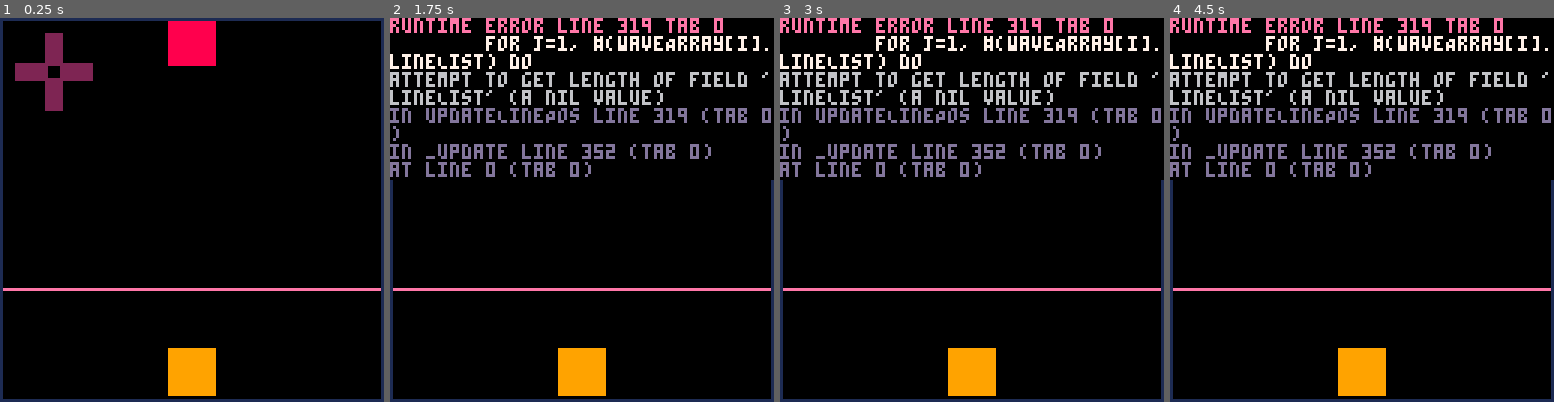
Above: before the commit, frames 1-4 (left to right).
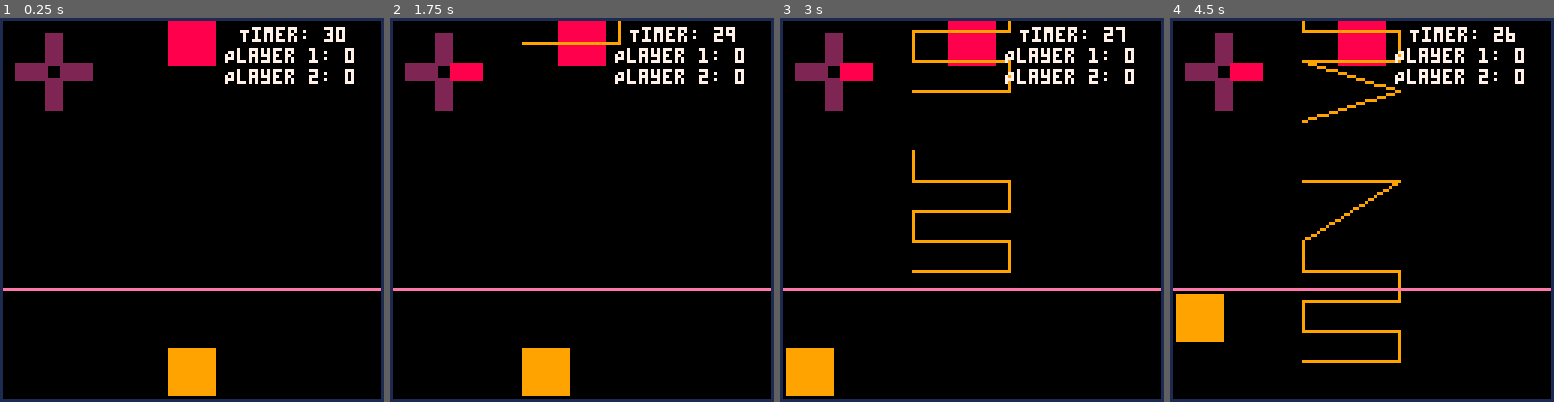
Above: after the commit, the same moments.

Repository: egitelma/pico_radio
Game: PICO-8 cartridge radio.p8
The game is run twice, just before and just after one commit, with the same random seed, the same clock (stepped at 60 frames per second) and the same inputs.
Inputs:
- Up to frame 1 (0.25 s): no input
- Up to frame 2 (1.75 s): hold Right from 1.6 s (still down); hold P2 Left from 1.6 s (still down)
- Up to frame 3 (3 s): release Right at 2.1 s; release P2 Left at 2.1 s; hold Up 2.15-2.42 s; hold P2 Down 2.15-2.42 s; hold Right from 2.47 s (still down); hold P2 Left from 2.47 s (still down)
- Up to frame 4 (4.5 s): release Right at 3.03 s; release P2 Left at 3.03 s; hold Left 3.08-3.58 s; hold P2 Right 3.08-3.58 s; hold Down 3.63-3.97 s; hold P2 Up 3.63-3.97 s; hold Right from 4.02 s (still down); hold P2 Left from 4.02 s (still down)

The runs differ from the first frame. In frame 1, 1.4% of the frame differs, in the area x 58-93%, y 2-18%; in frame 2, 16%; in frame 3, 18%; in frame 4, 18%, in the area x 0-100%, y 0-99%.
Error before the commit: runtime error line 319 tab 0; for j=1, #(waveArray[i].lineList) do; attempt to get length of field 'lineList' (a nil value)

Commit message:
more stuff fixed

Diff:
--- a/radio.p8
+++ b/radio.p8
@@ -4,7 +4,7 @@
 
 -- wave class
 -- type: sawtooth, sine, square, triangle
--- size:
+-- size: determined however. right now it's defaulted at 8
 Wave = {
     type = "",
     size = 0,
@@ -18,6 +18,7 @@
     newWave.type = type
     newWave.size = size
     newWave.color = 2 --maroon-ish
+    newWave.lineList = {} --for storing individual lines
     -- types: sawtooth, square, sine, triangle
     if(type == "sawtooth") then
         newWave.color = 12 --slightly jarring blue
@@ -38,6 +39,10 @@
 -- barriers for movement
 local line1height = 30
 local line2height = 90
+
+-- management stuff
+local receivingPlayer = 1
+local timeRemaining = 30
 
 -- player1 control detection
 local playerInput = {
@@ -57,7 +62,8 @@
     minX = 2,
     maxX = 125,
     minY = 2,
-    maxY = line1height-3
+    maxY = line1height-3,
+    score = 0
 }
 
 -- player two (wave receiver) info
@@ -69,14 +75,34 @@
     minX = 2,
     maxX = 125,
     minY = line2height+2,
-    maxY = 125
+    maxY = 125,
+    score = 0
 }
 
 function updatePlayerPos()
+    -- assigning buttons based on current player
+    btn0 = (btn(0) and receivingPlayer == 1) or (btn(0, 1) and receivingPlayer == 0)
+    btn1 = (btn(1) and receivingPlayer == 1) or (btn(1, 1) and receivingPlayer == 0)
+    btn2 = (btn(2) and receivingPlayer == 1) or (btn(2, 1) and receivingPlayer == 0)
+    btn3 = (btn(3) and receivingPlayer == 1) or (btn(3, 1) and receivingPlayer == 0)
+    btn0p = (btn(0) and receivingPlayer == 0) or (btn(0, 1) and receivingPlayer == 1)
+    btn1p = (btn(1) and receivingPlayer == 0) or (btn(1, 1) and receivingPlayer == 1)
+    btn2p = (btn(2) and receivingPlayer == 0) or (btn(2, 1) and receivingPlayer == 1)
+    btn3p = (btn(3) and receivingPlayer == 0) or (btn(3, 1) and receivingPlayer == 1)
+
+    if(receivingPlayer == 1) then
+        p1 = playerOne
+        p2 = playerTwo
+    else
+        p1 = playerTwo
+        p2 = playerOne
+    end
+
+
     if playerInput.cooldown == 0 then
         --move player one
         -- left key
-        if btn(0) then
+        if btn0 then
             if not playerInput.left then
                 playerInput.left = true
                 -- fire sawtooth wave
@@ -96,7 +122,7 @@
             playerInput.cooldown = 10
 
         -- right key
-        elseif btn(1) then
+        elseif btn1 then
             if not playerInput.right then
                 playerInput.right = true
                 -- fire square wave
@@ -117,7 +143,7 @@
             playerInput.cooldown = 10
 
         -- up key
-        elseif btn(2) then
+        elseif btn2 then
             if not playerInput.up then
                 playerInput.up = true
                 -- fire sine wave
@@ -138,7 +164,7 @@
             playerInput.cooldown = 10
 
         -- down key
-        elseif btn(3) then
+        elseif btn3 then
             -- fire triangle wave
             if not playerInput.down then
                 -- start a new wave
@@ -160,25 +186,25 @@
         end
 
         --end waves
-        if not btn(0) then
+        if not btn0 then
             if playerInput.left then
                 playerInput.cooldown = 10
             end
             playerInput.left = false
         end
-        if not btn(1) then
+        if not btn1 then
             if playerInput.right then
                 playerInput.cooldown = 10
             end
             playerInput.right = false
         end
-        if not btn(2) then
+        if not btn2 then
             if playerInput.up then
                 playerInput.cooldown = 10
             end
             playerInput.up = false
         end
-        if not btn(3) then
+        if not btn3 then
             if playerInput.down then
                 playerInput.cooldown = 10
             end
@@ -187,21 +213,21 @@
     end
 
     --move player two
-    if btn(0, 1) and playerTwo.x > playerTwo.minX then
+    if btn0p and p2.x > p2.minX then
         -- move player two (wave-receiver) to the left
-        playerTwo.x -= playerTwo.speed
-    end
-    if btn(1, 1) and playerTwo.x < playerTwo.maxX - playerTwo.size then
+        p2.x -= p2.speed
+    end
+    if btn1p and p2.x < p2.maxX - p2.size then
         -- move player two to the right
-        playerTwo.x += playerTwo.speed
-    end
-    if btn(2, 1) and playerTwo.y > playerTwo.minY then
+        p2.x += p2.speed
+    end
+    if btn2p and p2.y > p2.minY then
         -- move player two upwards
-        playerTwo.y -= playerTwo.speed
-    end
-    if btn(3, 1) and playerTwo.y < playerTwo.maxY - playerTwo.size then
+        p2.y -= p2.speed
+    end
+    if btn3p and p2.y < p2.maxY - p2.size then
         -- move player two downwards
-        playerTwo.y += playerTwo.speed
+        p2.y += p2.speed
     end
 
     --reduce cooldown
@@ -222,15 +248,21 @@
 end
 
 function createLine(type) -- draw a red box that gts added to the lineList
+    if(receivingPlayer == 1) then
+        p1 = playerOne
+    else
+        p1 = playerTwo
+    end
+
     newLines = {}
     -- generate a different line based on type
     if (type == "sawtooth") then
         -- draw a sawtooth wave - jagged
-        local x1 = playerOne.x - 12
-        local x2 = playerOne.x + 20
-        local y1 = playerOne.y - 20
-        local y2 = playerOne.y - 20
-        local y3 = playerOne.y
+        local x1 = p1.x - 12
+        local x2 = p1.x + 20
+        local y1 = p1.y - 20
+        local y2 = p1.y - 20
+        local y3 = p1.y
         -- draw two lines. crossing the screen, and back
         local line1 = {
             x1 = x1,
@@ -257,11 +289,11 @@
         -- point three: x2, y2
         -- point four: x2, y3
         -- point five: x1, y3
-        local x1 = playerOne.x - 12
-        local x2 = playerOne.x + 20
-        local y1 = playerOne.y - 20
-        local y2 = playerOne.y - 10
-        local y3 = playerOne.y
+        local x1 = p1.x - 12
+        local x2 = p1.x + 20
+        local y1 = p1.y - 20
+        local y2 = p1.y - 10
+        local y3 = p1.y
         --draw four lines: down, right, down, left
         local line1 = {
             x1 = x1,
@@ -293,11 +325,11 @@
         add(newLines, line4)
     elseif (type == "triangle") then
         -- draw a triangle wave - simple
-        local x1 = playerOne.x - 12
-        local x2 = playerOne.x + 20
-        local y1 = playerOne.y - 20
-        local y2 = playerOne.y - 10
-        local y3 = playerOne.y
+        local x1 = p1.x - 12
+        local x2 = p1.x + 20
+        local y1 = p1.y - 20
+        local y2 = p1.y - 10
+        local y3 = p1.y
         -- draw two lines. crossing the screen, and back
         local line1 = {
             x1 = x1,
@@ -318,13 +350,48 @@
 end
 
 function updateLinePos()
-    for i = 1, #waveArray do
-        for j=1, #(waveArray[i].lineList) do
-            waveArray[i].lineList[j].y1 += 2
-            waveArray[i].lineList[j].y2 += 2 --wave move speed
-            --printh("linelist index " .. i .. " x: " .. lineList[i].x .. " y: " .. lineList[i].y)
-        end
-    end
+    --original code
+    -- for item in all(lineList) do
+    --     item.y += 4
+    --     if(receivingPlayer == 1 and item.y + item.size >= playerTwo.y and item.y <= playerTwo.y + playerTwo.size and item.x + item.size >= playerTwo.x and item.x <= playerTwo.x + playerTwo.size) then
+    --         playerTwo.score += 1
+    --         del(lineList, item)
+    --     end
+    --     if(receivingPlayer == 0 and item.y + item.size >= playerOne.y and item.y <= playerOne.y + playerOne.size and item.x + item.size >= playerOne.x and item.x <= playerOne.x + playerOne.size) then
+    --         playerOne.score += 1
+    --         del(lineList, item)
+    --     end
+    --     if(item.y > 127) then
+    --         del(lineList, item)
+    --     end
+    -- end
+
+    --new code
+    for item in all(waveArray) do
+        for jtem in all(item.lineList) do
+            jtem.y1 += 2
+            jtem.y2 += 2
+            -- if(receivingPlayer == 1 and jtem.y2 >= playerTwo.y and jtem.y1 <= playerTwo.y + playerTwo.size and jtem.x2 >= playerTwo.x and jtem.x1 <= playerTwo.x + playerTwo.size) then
+            --     playerTwo.score += 1
+            --     del(item.lineList, jtem)
+            -- end
+            -- if(receivingPlayer == 0 and jtem.y2 >= playerOne.y and jtem.y1 <= playerOne.y + playerOne.size and jtem.x2 >= playerOne.x and jtem.x1 <= playerOne.x + playerOne.size) then
+            --     playerOne.score += 1
+            --     del(item.lineList, jtem)
+            -- end
+            -- if(jtem.y2 > 127) then
+            --     del(item.lineList, jtem)
+            -- end
+        end
+    end
+
+    -- for i = 1, #waveArray do
+    --     for j=1, #(waveArray[i].lineList) do
+    --         waveArray[i].lineList[j].y1 += 2
+    --         waveArray[i].lineList[j].y2 += 2 --wave move speed
+    --         --printh("linelist index " .. i .. " x: " .. lineList[i].x .. " y: " .. lineList[i].y)
+    --     end
+    -- end
 end
 
 function drawLines()
@@ -339,20 +406,77 @@
 function drawControls()
     -- key width: 5, height: 10
     -- draw up key in maroon
-    rectfill(15, 5, 20, 15, 2)
+    btn0 = btn(0) and receivingPlayer == 1 or btn(0, 1) and receivingPlayer == 0
+    btn1 = btn(1) and receivingPlayer == 1 or btn(1, 1) and receivingPlayer == 0
+    btn2 = btn(2) and receivingPlayer == 1 or btn(2, 1) and receivingPlayer == 0
+    btn3 = btn(3) and receivingPlayer == 1 or btn(3, 1) and receivingPlayer == 0
+    if(btn2) then
+        rectfill(15, 5, 20, 15, 8)
+    else
+        rectfill(15, 5, 20, 15, 2)
+    end
     -- down key
-    rectfill(15, 20, 20, 30, 2)
+    if(btn3) then
+        rectfill(15, 20, 20, 30, 8)
+    else
+        rectfill(15, 20, 20, 30, 2)
+    end
     -- left key
-    rectfill(5, 15, 15, 20, 2)
+    if(btn0) then
+        rectfill(5, 15, 15, 20, 8)
+    else
+        rectfill(5, 15, 15, 20, 2)
+    end
     -- right key
-    rectfill(20, 15, 30, 20, 2)
-end
-
+    if(btn1) then
+        rectfill(20, 15, 30, 20, 8)
+    else
+        rectfill(20, 15, 30, 20, 2)
+    end
+end
+
+function drawScore()
+    print("Timer: " .. timeRemaining, 80, 3, 7)
+    print("Player 1: " .. playerOne.score, 75, 10, 7)
+    print("Player 2: " .. playerTwo.score, 75, 17, 7)
+end
+
+function updateTimer()
+    oldTimeRemaining = timeRemaining
+    timeRemaining = ceil(30 - t() % 30)
+    if(timeRemaining > oldTimeRemaining) then
+        switchPlayers()
+    end
+end
+
+function switchPlayers()
+    receivingPlayer = 1 - receivingPlayer -- switches players
+    if(receivingPlayer == 1) then
+        playerOne.x = 56
+        playerOne.y = 0
+        playerOne.minY = 2
+        playerOne.maxY = line1height-3
+        playerTwo.x = 56
+        playerTwo.y = 110
+        playerTwo.minY = line2height+2
+        playerTwo.maxY = 125
+    else
+        playerTwo.x = 56
+        playerTwo.y = 0
+        playerTwo.minY = 2
+        playerTwo.maxY = line1height-3
+        playerOne.x = 56
+        playerOne.y = 110
+        playerOne.minY = line2height+2
+        playerOne.maxY = 125
+    end
+end
 
 function _update()
     updatePlayerPos()
     -- createLine()
     updateLinePos()
+    updateTimer()
 end
 
 function _draw()
@@ -361,6 +485,7 @@
     drawPlayer()
     drawLines()
     drawBorders()
+    drawScore()
 end
 
 __gfx__
